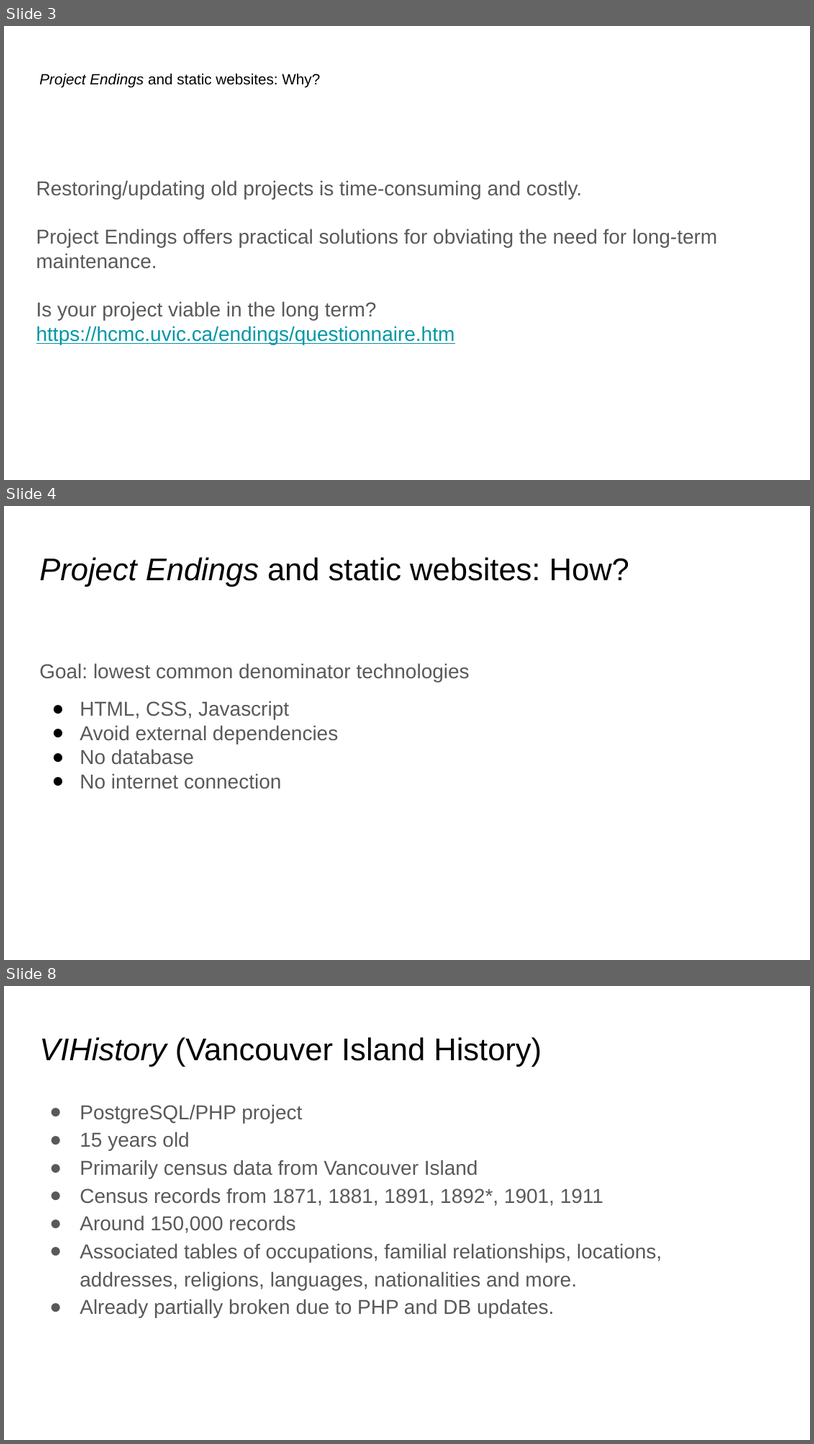
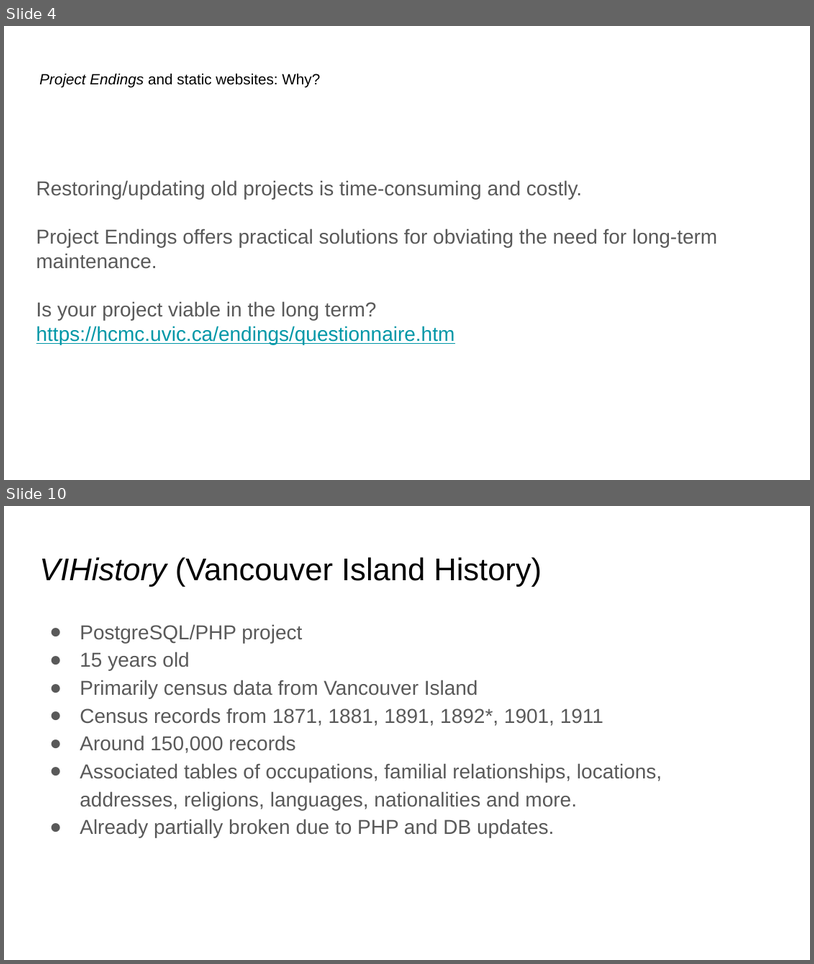
Before and after one commit to projectEndings/Endings, a slide deck: presentations/DH_2022/How_big_can_a_static_site_be.odp. Shown one above the other, each under a label of ours: slides 3, 4 and 8 before the commit, slides 4 and 10 after it; the slides between them are not shown. The pictures are 814x1444 and 814x964 pixels, drawn with LibreOffice and Linux fonts; fonts in the diff are those of the drawing; background and template pictures are left out. Boxes give left, top, right and bottom in pixels: in the first picture for what was removed or moved away, otherwise in the second. Text is boxed around its words. In the diff, an @@ line names an element or a change of style, - is before the commit and + after.

```diff
--- a/presentations/DH_2022/How_big_can_a_static_site_be.odp
+++ b/presentations/DH_2022/How_big_can_a_static_site_be.odp
@@ slide 4 removed at <box>4,506,810,960</box>, background #FFFFFF @@
@@ title removed at <box>39,557,630,587</box> @@
-Project Endings and static websites: How?
@@ text removed at <box>39,663,470,789</box> @@
-Goal: lowest common denominator technologies
-● HTML, CSS, Javascript
-● Avoid external dependencies
-● No database
-● No internet connection
@@ what was slide 3 is now slide 4 @@
@@ what was slide 8 is now slide 10 @@
```
Also in this commit, not shown: 4 slides changed, 3 slides added, 14 other files.
